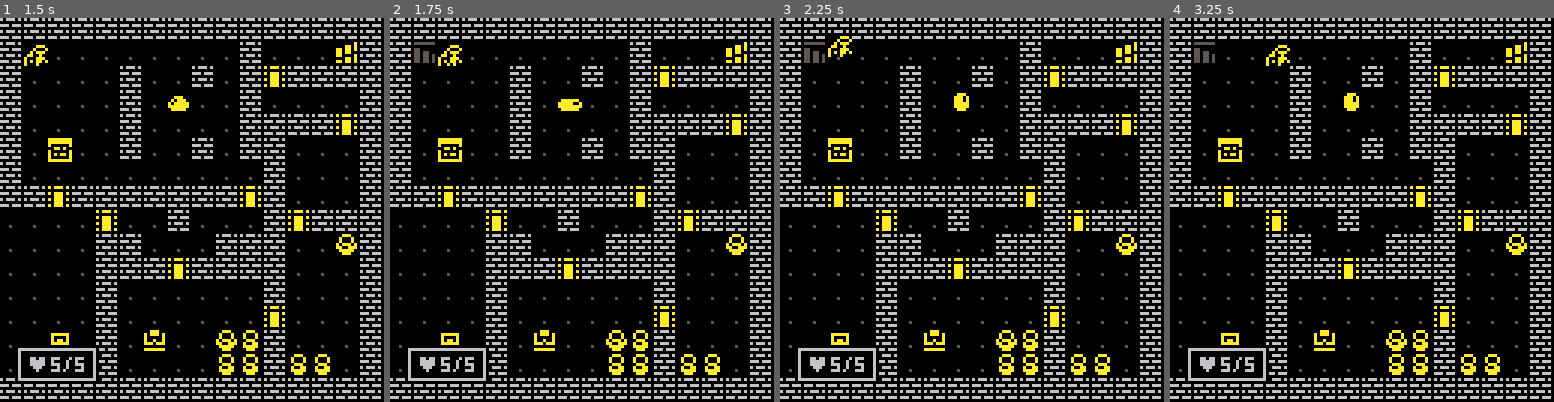
Above: before the commit, frames 1-4 (left to right).
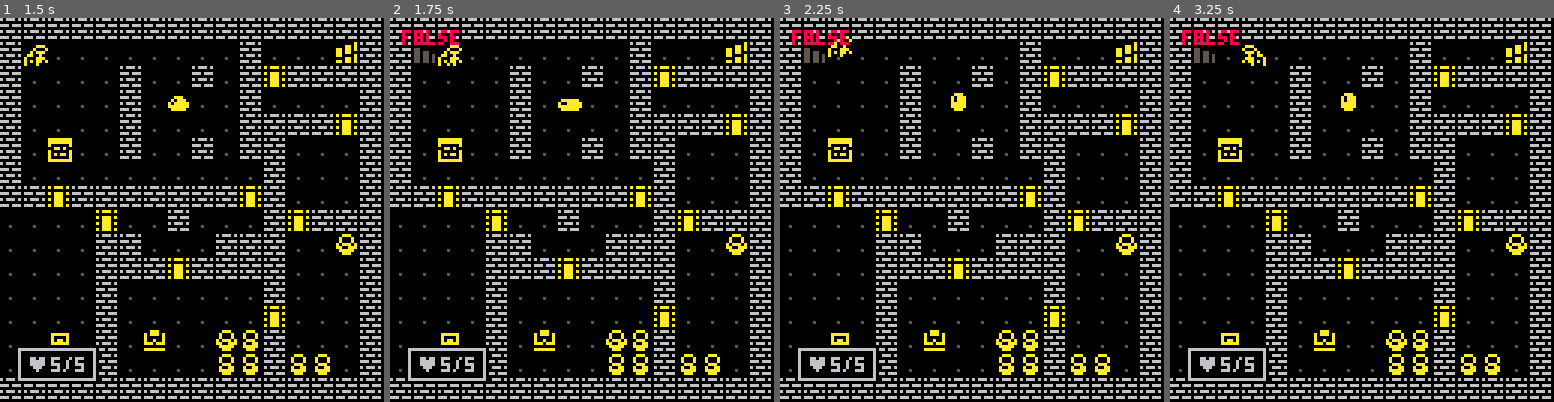
Above: after the commit, the same moments.

Repository: salty-max/pico-8
Game: PICO-8 cartridge carts/rouge/rouge.p8
The game is run twice, just before and just after one commit, with the same random seed, the same clock (stepped at 60 frames per second) and the same inputs.
Inputs:
- Up to frame 1 (1.5 s): tap X (X key) at 0.33, 1.07 s; tap O (Z key) at 0.7 s
- Up to frame 2 (1.75 s): hold Right from 1.6 s (still down); tap O (Z key) at 1.7 s
- Up to frame 3 (2.25 s): tap X (X key) at 1.85 s; release Right at 2.1 s; tap O (Z key) at 2.1 s; hold Up from 2.15 s (still down)
- Up to frame 4 (3.25 s): release Up at 2.42 s; hold Right 2.47-3.03 s; tap O (Z key) at 2.5, 2.9 s; tap X (X key) at 2.97 s; hold Left from 3.08 s (still down)

Frame 1 is identical in both runs. In frame 2, 0.3% of the frame differs, in the area x 3-50%, y 3-23%; in frame 3, 0.4%; in frame 4, 0.7%, in the area x 3-50%, y 3-25%.

Commit message:
rouge: implements ai states

Diff:
--- a/carts/rouge/src/draw.lua
+++ b/carts/rouge/src/draw.lua
@@ -15,7 +15,7 @@
   end
 
   for m in all(mobs) do
-    if m ~= player then
+    if m != player then
       draw_mob(m)
     end
   end
--- a/carts/rouge/src/mobs.lua
+++ b/carts/rouge/src/mobs.lua
@@ -1,46 +1,43 @@
-function add_mob(_type, _x, _y)
+function add_mob(type, mx, my)
   local m = {
-    x = _x,
-    y = _y,
+    x = mx,
+    y = my,
     ox = 0,
     oy = 0,
-    sox = 0,
-    soy = 0,
     c = 10,
     flp = false,
-    mov = nil,
     anim = {},
     flash = 0,
-    atk = bestiary.atk[_type],
-    hp = bestiary.hp[_type],
-    hp_max = bestiary.hp[_type]
+    atk = bestiary.atk[type],
+    hp = bestiary.hp[type],
+    hp_max = bestiary.hp[type],
+    task = ai_wait
   }
+
   for i = 0, 3 do
-    add(m.anim, bestiary.anim[_type] + i)
+    add(m.anim, bestiary.anim[type] + i)
   end
 
   add(mobs, m)
-
   return m
 end
 
-function get_mob_at(_x, _y)
+function get_mob_at(x, y)
   for m in all(mobs) do
-    if m.x == _x and m.y == _y then
+    if m.x == x and m.y == y then
       return m
     end
   end
-  return nil
-end
-
-function is_walkable(_x, _y, _mode)
-  local tile = mget(_x, _y)
-
+  return false
+end
+
+function is_walkable(x, y, mode)
   if mode == nil then mode = "" end
-  if is_in_bounds(_x, _y) then
+  if is_in_bounds(x, y) then
+    local tile = mget(x, y)
     if not fget(tile, 0) then
       if mode == "check_mobs" then
-        return not get_mob_at(_x, _y)
+        return not get_mob_at(x, y)
       end
       return true
     end
@@ -49,92 +46,119 @@
   return false
 end
 
-function is_in_bounds(_x, _y)
-  local check = _x < 0 or _x > 15 or _y < 0 or _y > 15
+function is_in_bounds(x, y)
+  local check = x < 0 or x > 15 or y < 0 or y > 15
   return not check
 end
 
-function mob_walk(_m, _dx, _dy)
-  _m.x += _dx
-  _m.y += _dy
-  _m.sox, _m.soy = -_dx * 8, -_dy * 8
-  _m.ox, _m.oy = _m.sox, _m.soy
-  _m.mov = move_walk
-end
-
-function mob_bump(_m, _dx, _dy)
-  _m.sox, _m.soy = _dx * 8, _dy * 8
-  _m.ox, _m.oy = 0, 0
-  _m.mov = move_bump
-end
-
-function mob_flip(_m, _dx)
-  if _dx < 0 then
-    _m.flp = true
-  elseif _dx > 0 then
-    _m.flp = false
-  end
-end
-
-function move_walk(_m, _mt)
-  _m.ox = _m.sox * (1 - _mt)
-  _m.oy = _m.soy * (1 - _mt)
-end
-
-function move_bump(_m, _mt)
-  local time = _mt
-
-  if _mt > 0.5 then
-    time = 1 - _mt
-  end
-
-  _m.ox = _m.sox * time
-  _m.oy = _m.soy * time
-end
-
-function hit_mob(_am, _dm)
-  local dmg = _am.atk
-  _dm.hp -= dmg
-  _dm.flash = 10
-
-  add_float("-" .. dmg, _dm.x * 8, _dm.y * 8, 9)
-
-  if _dm.hp <= 0 then
-    add(d_mobs, _dm)
-    del(mobs, _dm)
-    _dm.die = 20
+function mob_walk(m, dx, dy)
+  m.x += dx
+  m.y += dy
+
+  mob_flip(m, dx)
+
+  m.sox, m.soy = -dx * 8, -dy * 8
+  m.ox, m.oy = m.sox, m.soy
+  m.mov = move_walk
+end
+
+function mob_bump(m, dx, dy)
+  mob_flip(m, dx)
+  m.sox, m.soy = dx * 8, dy * 8
+  m.ox, m.oy = 0, 0
+  m.mov = move_bump
+end
+
+function mob_flip(m, dx)
+  if dx < 0 then
+    m.flp = true
+  elseif dx > 0 then
+    m.flp = false
+  end
+end
+
+function move_walk(m, mt)
+  m.ox = m.sox * (1 - mt)
+  m.oy = m.soy * (1 - mt)
+end
+
+function move_bump(m, mt)
+  local time = mt
+
+  if mt > 0.5 then
+    time = 1 - mt
+  end
+
+  m.ox = m.sox * time
+  m.oy = m.soy * time
+end
+
+function hit_mob(am, dm)
+  local dmg = am.atk
+  dm.hp -= dmg
+  dm.flash = 10
+
+  add_float("-" .. dmg, dm.x * 8, dm.y * 8, 9)
+
+  if dm.hp <= 0 then
+    add(d_mobs, dm)
+    del(mobs, dm)
+    dm.die = 20
   end
 end
 
 function do_ai()
   for m in all(mobs) do
-    if m ~= player then
+    if m != player then
+      debug[1] = los(m.x, m.y, player.x, player.y)
       m.mov = nil
-      if dist(m.x, m.y, player.x, player.y) == 1 then
-        -- attack player
-        dx, dy = player.x - m.x, player.y - m.y
-        sfx(57)
-        mob_bump(m, dx, dy)
-        hit_mob(m, player)
-      else
-        -- move towards player
-        local bdst, bx, by = 999, 0, 0
-        for i = 1, 4 do
-          local dx, dy = dir_x[i], dir_y[i]
-          local tx, ty = m.x + dx, m.y + dy
-          if is_walkable(tx, ty, "check_mobs") then
-            local dst = dist(tx, ty, player.x, player.y)
-            if dst < bdst then
-              bdst, bx, by = dst, dx, dy
-            end
+      m.task(m)
+    end
+  end
+end
+
+function ai_wait(m)
+  if los(m.x, m.y, player.x, player.y) then
+    -- aggro
+    m.task = ai_chase
+    m.tx, m.ty = player.x, player.y
+    add_float("!", m.x * 8 + 2, m.y * 8, 10)
+  end
+end
+
+function ai_chase(m)
+  if dist(m.x, m.y, player.x, player.y) == 1 then
+    -- attack player
+    dx, dy = player.x - m.x, player.y - m.y
+    mob_bump(m, dx, dy)
+    hit_mob(m, player)
+    sfx(57)
+  else
+    -- move towards player
+    if los(m.x, m.y, player.x, player.y) then
+      m.tx, m.ty = player.x, player.y
+    end
+
+    if m.x == m.tx and m.y == m.ty then
+      --de aggro
+      m.task = ai_wait
+      add_float("?", m.x * 8 + 2, m.y * 8, 10)
+    else
+      local bdst, bx, by = 999, 0, 0
+      for i = 1, 4 do
+        local dx, dy = dir_x[i], dir_y[i]
+        local tx, ty = m.x + dx, m.y + dy
+        if is_walkable(tx, ty, "check_mobs") then
+          local dst = dist(tx, ty, m.tx, m.ty)
+          if dst < bdst then
+            bdst, bx, by = dst, dx, dy
           end
         end
-
-        mob_flip(m, bx)
-        --mob_walk(m, bx, by)
-        _upd = update_ai_turn
-        p_t = 0
       end
+
+      mob_walk(m, bx, by)
+      _upd = update_ai_turn
+      p_t = 0
     end
   end
 end
--- a/carts/rouge/src/player.lua
+++ b/carts/rouge/src/player.lua
@@ -2,16 +2,19 @@
   local destx, desty = player.x + _dx, player.y + _dy
   local tile = mget(destx, desty)
 
-  mob_flip(player, _dx)
-
-  if not is_walkable(destx, desty, "check_mobs") then
+  if is_walkable(destx, desty, "check_mobs") then
+    sfx(63)
+    mob_walk(player, _dx, _dy)
+    p_t = 0
+    _upd = update_pturn
+  else
     -- not walkable
+    mob_bump(player, _dx, _dy)
     p_t = 0
-    mob_bump(player, _dx, _dy)
     _upd = update_pturn
 
     local mob = get_mob_at(destx, desty)
-    if not mob then
+    if mob == false then
       -- interact
       if fget(tile, 1) then
         trigger_bump(tile, destx, desty)
@@ -21,11 +24,6 @@
       sfx(58)
       hit_mob(player, mob)
     end
-  else
-    sfx(63)
-    p_t = 0
-    mob_walk(player, _dx, _dy)
-    _upd = update_pturn
   end
 end
 
--- a/carts/rouge/src/ui.lua
+++ b/carts/rouge/src/ui.lua
@@ -30,7 +30,7 @@
     end
     clip()
 
-    if w.dur ~= nil then
+    if w.dur != nil then
       w.dur -= 1
       if w.dur <= 0 then
         local dif = wh / 4
--- a/carts/rouge/src/update.lua
+++ b/carts/rouge/src/update.lua
@@ -36,7 +36,7 @@
   p_t = min(p_t + 0.128, 1)
 
   for m in all(mobs) do
-    if m ~= player and m.mov then
+    if m != player and m.mov then
       m.mov(m, p_t)
     end
   end
